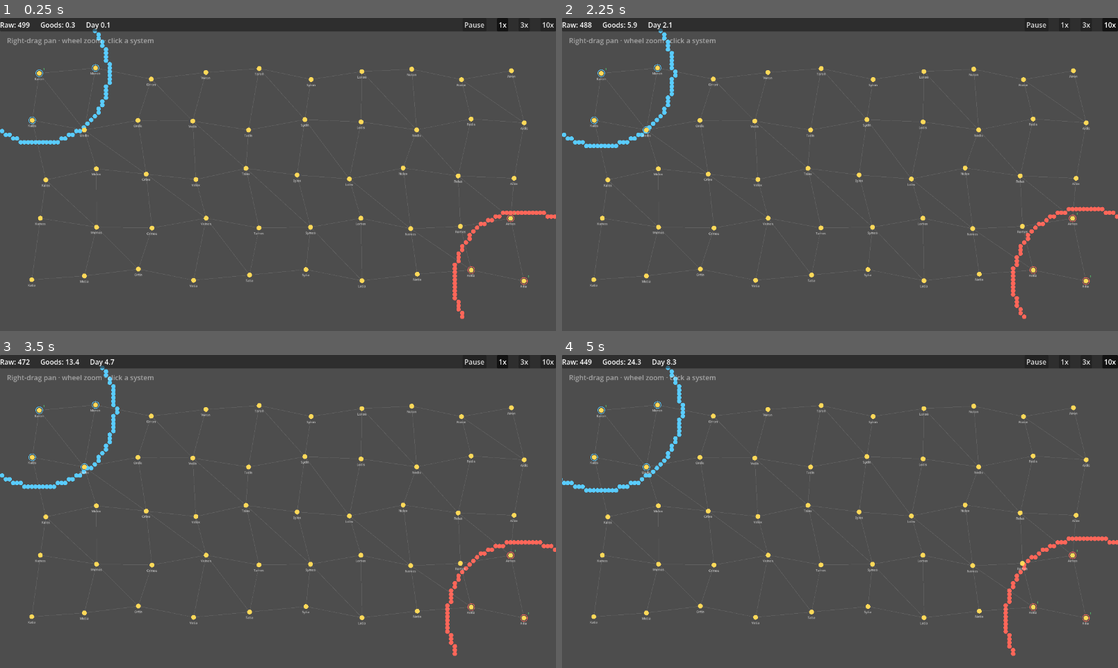
Above: before the commit, frames 1-4 (two rows, left to right).
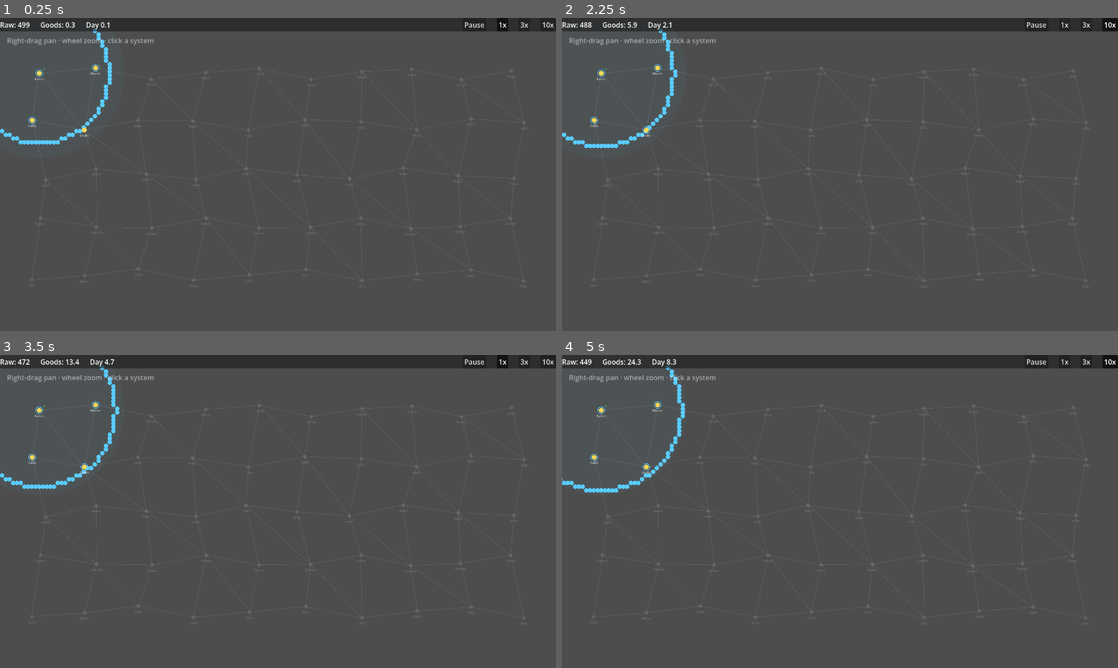
Above: after the commit, the same moments.

Repository: evyatarmitz/reach
Game: Godot game, scene res://game/main.tscn
The game is run twice, just before and just after one commit, with the same random seed, the same clock (stepped at 60 frames per second) and the same inputs.
Inputs:
- Up to frame 1 (0.25 s): no input
- Up to frame 2 (2.25 s): click "1x" at 0.5 s; click "3x" at 1.25 s; click "10x" at 2 s
- Up to frame 3 (3.5 s): click "1x" at 2.75 s
- Up to frame 4 (5 s): click "3x" at 3.5 s; click "10x" at 4.25 s

The runs differ from the first frame. In frame 1, 1.3% of the frame differs, in the area x 5-100%, y 15-97%; in frame 2, 1.3%; in frame 3, 1.3%; in frame 4, 1.4%.

Commit message:
0.9.0 - fog of war (player sight range)
- Sight is separate from influence: an empire sees within SIGHT_RANGE (320, a
  flat radius, ~1.5 system spacings) of any point of PRESENCE — a colony or a
  mine — regardless of how far its influence reaches. So you can hold ground you
  can't currently see, and see ground you don't hold. sim.sight_positions /
  is_point_visible expose it; AI empires stay full-info (fog is player-facing).
- Render (galaxy view): systems out of sight are dimmed to "unknown" (no live
  owner ring, colony count, or bright name — you know the map layout, not the
  current state); in-sight systems show full detail. The deformed border only
  draws where the player can see. A faint player-colour disc marks each sight
  source (inverse fog — lightens the seen area rather than needing a full-screen
  dark overlay / shader). Selecting a system requires it be in sensor range.
- 77 headless tests (6 new, all pass): own system visible, sight-range edge in
  and out, sight independent of influence reach, mine as a sight source, far
  points fogged.
- limitations: fog is a soft dim, not a hard pixel overlay (shader upgrade
  later); unseen systems can't be opened; no "explored but stale" memory yet
  (unseen = unknown live state, which is the intended early behaviour).

Diff:
--- a/desktop/game/main.gd
+++ b/desktop/game/main.gd
@@ -33,6 +33,7 @@
 var _map_hi := Vector2.ZERO
 var _border_segments: Array = []
 var _border_timer := 0.0
+var _sight: Array = []   # player's sight-source world positions, refreshed per frame
 
 var raw_label: Label
 var goods_label: Label
@@ -83,6 +84,7 @@
 		while day_accum >= SimConstants.TICK_DAYS:
 			sim.tick(SimConstants.TICK_DAYS)
 			day_accum -= SimConstants.TICK_DAYS
+	_sight = sim.sight_positions(player_empire_id)
 	if view_system_id == -1:
 		_border_timer -= delta
 		if _border_timer <= 0.0:
@@ -123,10 +125,10 @@
 				(gx - 1 >= 0 and owner[gy * cols + gx - 1] != o) or \
 				(gy + 1 < rows and owner[(gy + 1) * cols + gx] != o) or \
 				(gy - 1 >= 0 and owner[(gy - 1) * cols + gx] != o)
-			if frontier:
-				_border_segments.append([
-					Vector2(lo.x + gx * BORDER_CELL, lo.y + gy * BORDER_CELL),
-					sim.empires[o].color])
+			var c := Vector2(lo.x + gx * BORDER_CELL, lo.y + gy * BORDER_CELL)
+			# Fog of war: only show border where the player can actually see.
+			if frontier and _visible(c):
+				_border_segments.append([c, sim.empires[o].color])
 
 
 # Galaxy view: free pan/zoom (persisted). System view: locked so SYSTEM_CENTER
@@ -177,7 +179,8 @@
 func _select_at(pos: Vector2) -> void:
 	if view_system_id == -1:
 		for sys in sim.systems.values():
-			if pos.distance_to(sys.map_pos) <= 20.0:
+			# Fog of war: only systems in sensor range can be inspected.
+			if pos.distance_to(sys.map_pos) <= 20.0 and _visible(sys.map_pos):
 				view_system_id = sys.id
 				selected_planet_id = -1
 				return
@@ -194,6 +197,13 @@
 	return SYSTEM_CENTER + Vector2.from_angle(planet.orbit_angle) * planet.orbit_radius
 
 
+func _visible(pos: Vector2) -> bool:
+	for src in _sight:
+		if pos.distance_to(src) <= SimConstants.SIGHT_RANGE:
+			return true
+	return false
+
+
 func _draw() -> void:
 	if view_system_id == -1:
 		_draw_galaxy()
@@ -203,14 +213,28 @@
 
 func _draw_galaxy() -> void:
 	var font := ThemeDB.fallback_font
+	# Seen area: faint discs around the player's sight sources (inverse fog —
+	# lightens what you can see rather than needing a full-screen dark overlay).
+	var seen_tint: Color = sim.empires[player_empire_id].color
+	seen_tint.a = 0.05
+	for src in _sight:
+		draw_circle(src, SimConstants.SIGHT_RANGE, seen_tint)
 	# Deformed influence borders (bold, in each empire's colour), under the rest.
 	# Dots at frontier-cell centres; adjacent cells overlap into a solid edge.
+	# Already fog-gated in _recompute_borders.
 	for seg in _border_segments:
 		draw_circle(seg[0], BORDER_CELL * 0.6, seg[1])
 	for lane in sim.lanes:
 		draw_line(sim.systems[lane[0]].map_pos, sim.systems[lane[1]].map_pos,
 			Color(1, 1, 1, 0.13), 1.5)
 	for sys in sim.systems.values():
+		# Fog of war: systems out of sight are shown as unknown (dim, no live
+		# owner/colony info — you know the map layout, not the current state).
+		if not _visible(sys.map_pos):
+			draw_circle(sys.map_pos, 7.0, Color(0.5, 0.5, 0.55, 0.35))
+			draw_string(font, sys.map_pos + Vector2(-60.0, 26.0), sys.name,
+				HORIZONTAL_ALIGNMENT_CENTER, 120, 12, Color(1, 1, 1, 0.2))
+			continue
 		draw_circle(sys.map_pos, 9.0, Color(1.0, 0.85, 0.35))
 		# Live border contest result: ring in the current owner's color.
 		var owner: int = sim.system_owner(sys.id)
--- a/desktop/sim/constants.gd
+++ b/desktop/sim/constants.gd
@@ -57,6 +57,13 @@
 const PROD_EXP := 0.8
 const GOODS_RAW_PER_GOOD := 2.0
 
+# Fog of war: how far an empire SEES around each point of presence (colony or
+# mine). Deliberately separate from — and smaller than — influence reach, so you
+# can hold influence over ground you can't currently see. The observation post
+# (later) will extend this. ~1.5 system spacings: you see immediate neighbours,
+# not the far map.
+const SIGHT_RANGE := 320.0
+
 # Influence (vision.md core formulas): influence = A1 * pop_count; a system's
 # uncontested reach = A2 * influence; contested borders sit at the
 # influence-ratio point (claim = influence / distance, strongest claim wins).
--- a/desktop/sim/sim.gd
+++ b/desktop/sim/sim.gd
@@ -280,6 +280,31 @@
 	return 1.0 + SimConstants.NEIGHBOR_COEF * bonus
 
 
+# --- visibility (fog of war) --------------------------------------------------
+# An empire sees within SIGHT_RANGE of any point of presence (a colony or a
+# mine). Separate from influence — you can hold ground you can't see. AI empires
+# are full-info for now; fog is a player-facing concern.
+func sight_positions(empire_id: int) -> Array:
+	var seen := {}   # system_id -> true, so one colony per system isn't counted twice
+	for c in colonies:
+		if c.empire_id == empire_id:
+			seen[planets[c.planet_id].system_id] = true
+	for p in planets.values():
+		if p.has_mine() and p.mine_empire_id == empire_id:
+			seen[p.system_id] = true
+	var out: Array = []
+	for sid in seen:
+		out.append(systems[sid].map_pos)
+	return out
+
+
+func is_point_visible(pos: Vector2, empire_id: int) -> bool:
+	for src in sight_positions(empire_id):
+		if pos.distance_to(src) <= SimConstants.SIGHT_RANGE:
+			return true
+	return false
+
+
 # --- commands (same gating for every empire) ----------------------------------
 
 func can_found_colony(empire_id: int, planet_id: int) -> bool:
--- a/desktop/tests/run_tests.gd
+++ b/desktop/tests/run_tests.gd
@@ -53,6 +53,7 @@
 	_test_influence_gating()
 	_test_border_contest()
 	_test_influence_field()
+	_test_fog_of_war()
 	_test_neighbor_bonus()
 	_test_ai_rival()
 	_test_mining()
@@ -247,6 +248,41 @@
 		"field: same-system colonies don't stack (max, not sum)")
 
 
+func _test_fog_of_war() -> void:
+	var sim := Sim.new()
+	var e := sim.add_empire("A", Color.WHITE)
+	# A tiny colony (small influence) but sight is a flat SIGHT_RANGE, so a point
+	# far beyond its influence reach can still be within sight, and vice versa.
+	var home := sim.add_system("Home")
+	home.map_pos = Vector2.ZERO
+	var hp := sim.add_planet(home.id, "H")
+	hp.has_deposit = true
+	sim.inject_colony(e.id, hp.id, 5.0, true)  # influence reach = 1.8*5 = 9 (tiny)
+
+	check(sim.is_point_visible(home.map_pos, e.id),
+		"own colony's system is visible")
+	check(sim.is_point_visible(
+		Vector2(SimConstants.SIGHT_RANGE - 1.0, 0.0), e.id),
+		"a point just inside sight range is visible")
+	check(not sim.is_point_visible(
+		Vector2(SimConstants.SIGHT_RANGE + 1.0, 0.0), e.id),
+		"a point just beyond sight range is not visible")
+	check(SimConstants.SIGHT_RANGE > sim.influence_reach(home.id, e.id),
+		"sight is independent of (here, larger than) influence reach")
+
+	# A mine grants sight even with no colony in that system.
+	var sim2 := Sim.new()
+	var e2 := sim2.add_empire("B", Color.WHITE)
+	var s := sim2.add_system("S")
+	s.map_pos = Vector2(1000, 0)
+	var mp := sim2.add_planet(s.id, "M")
+	mp.mine_empire_id = e2.id
+	check(sim2.is_point_visible(s.map_pos, e2.id),
+		"a mine is a sight source too")
+	check(not sim2.is_point_visible(Vector2(0, 0), e2.id),
+		"points far from all presence are fogged")
+
+
 func _neighbor_rig() -> Dictionary:
 	var sim := Sim.new()
 	var e := sim.add_empire("N", Color.WHITE)
